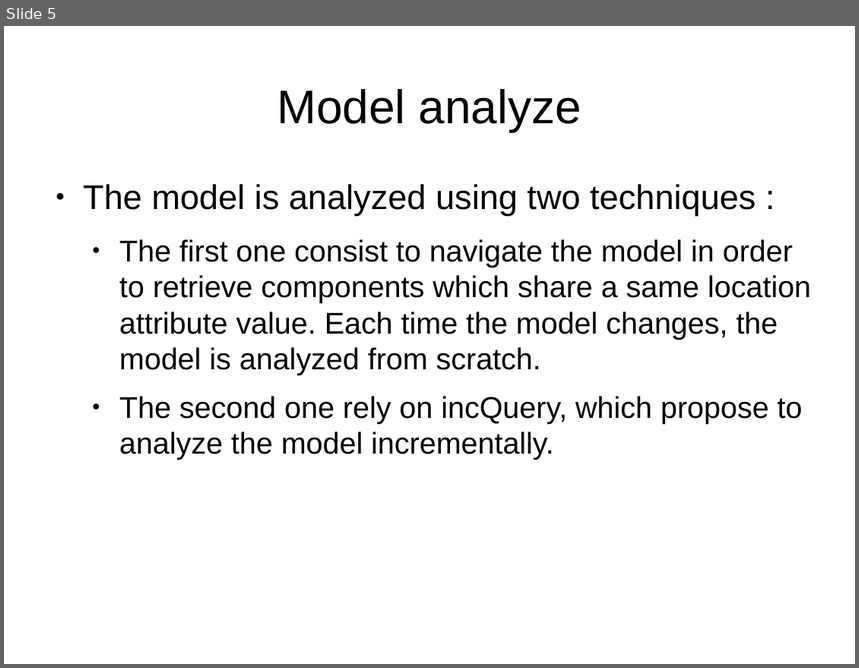
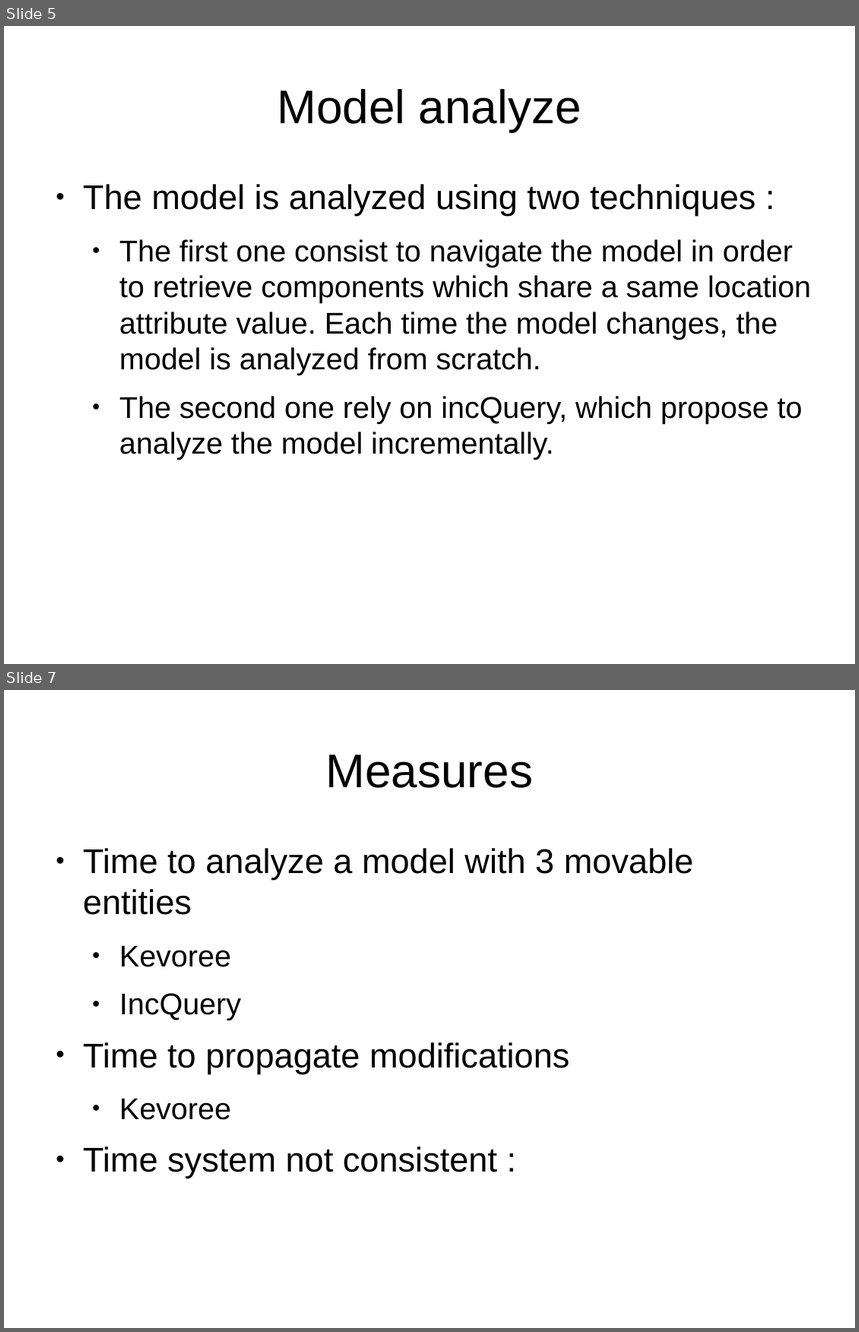
Before and after one commit to dukeboard/kevoree-experiment, a slide deck: org.kevoree.experiment.incQueryShareSameLocation/description/description.odp. Shown one above the other, each under a label of ours: slide 5 before the commit, slides 5 and 7 after it; the slides between them are not shown. The pictures are 859x668 and 859x1332 pixels, drawn with LibreOffice and Linux fonts; fonts in the diff are those of the drawing. Boxes give left, top, right and bottom in pixels: in the first picture for what was removed or moved away, otherwise in the second. Text is boxed around its words. In the diff, an @@ line names an element or a change of style, - is before the commit and + after.

```diff
--- a/org.kevoree.experiment.incQueryShareSameLocation/description/description.odp
+++ b/org.kevoree.experiment.incQueryShareSameLocation/description/description.odp
@@ slide 7 added at (4, 690, 855, 1328), background #FFFFFF @@
@@ title added at (326, 755, 534, 788), 44 pt, text #000000 @@
+Measures
@@ text added at (83, 848, 694, 1179), 32 pt, text #000000 @@
+● Time to analyze a model with 3 movable entities
+  ● Kevoree
+  ● IncQuery
+● Time to propagate modifications
+  ● Kevoree
+● Time system not consistent :
```
Also in this commit, not shown: 3 slides removed, 4 other files.
